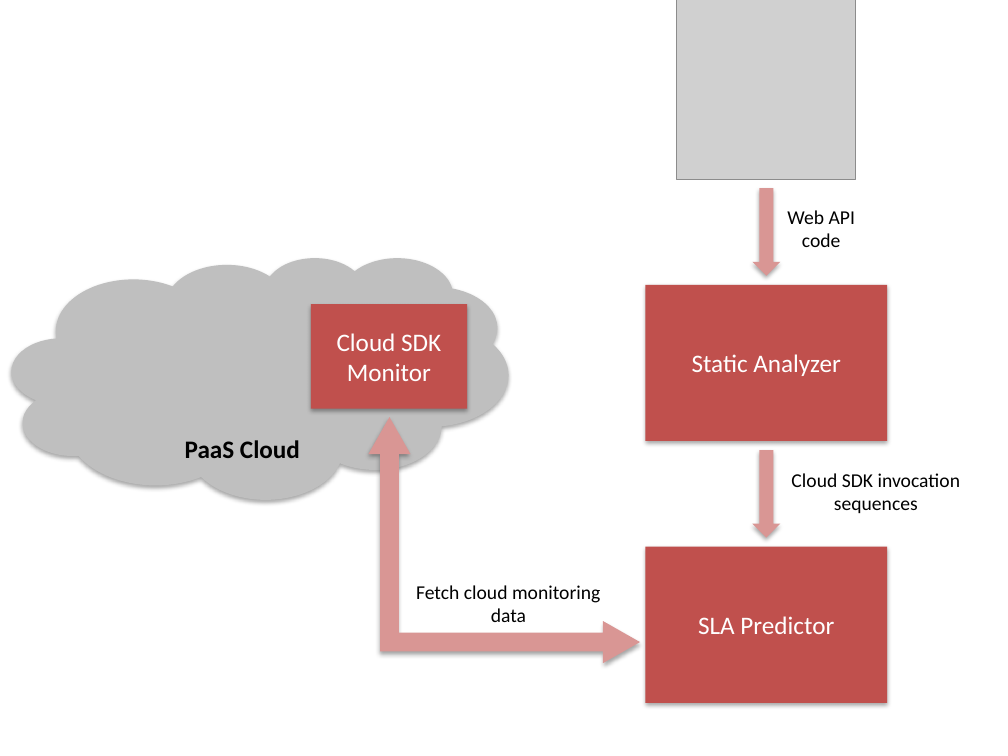
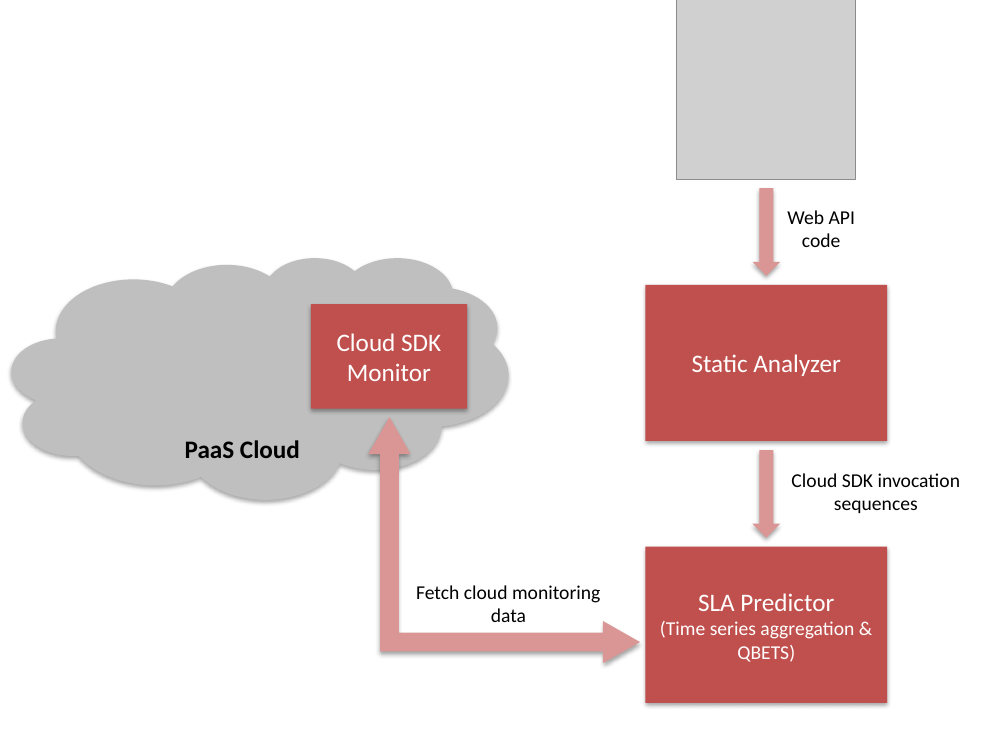
Before and after one commit to Dithn/eager-appscale, a slide deck: slide 1 of Eager/paper/oopsla/figures/FigureDesigns.pptx. Drawn at 1008x756 pixels with LibreOffice and Linux fonts; fonts in the diff are those of the drawing; grey boxes stand for pictures. Boxes give left, top, right and bottom in pixels: in the first picture for what was removed or moved away, otherwise in the second. Text is boxed around its words. In the diff, an @@ line names an element or a change of style, - is before the commit and + after.

```diff
--- a/Eager/paper/oopsla/figures/FigureDesigns.pptx
+++ b/Eager/paper/oopsla/figures/FigureDesigns.pptx
@@ text in rectangle at [660,621,854,662]: paragraph added @@
+(Time series aggregation & QBETS)
```
Also in this commit, not shown: 4 other files.
